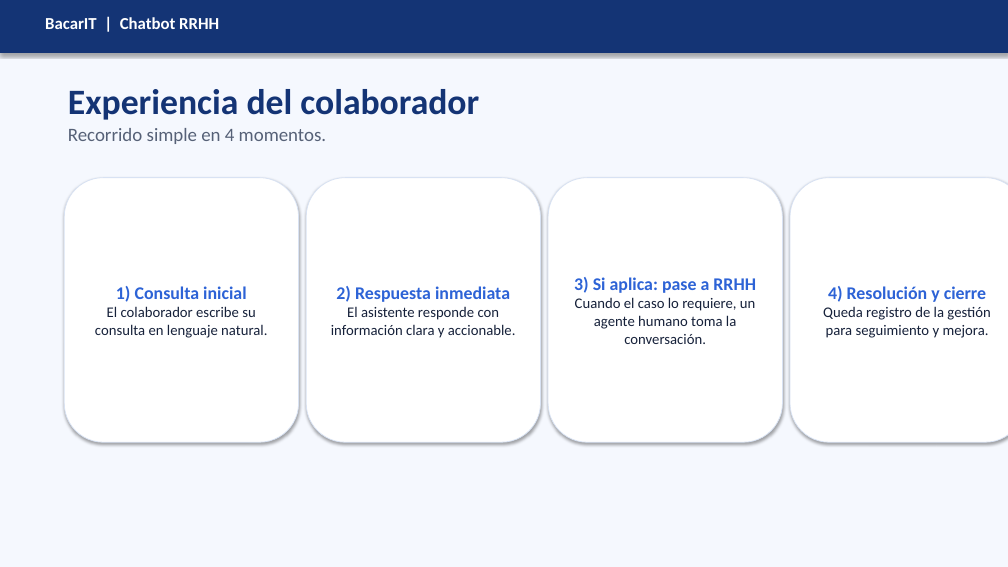
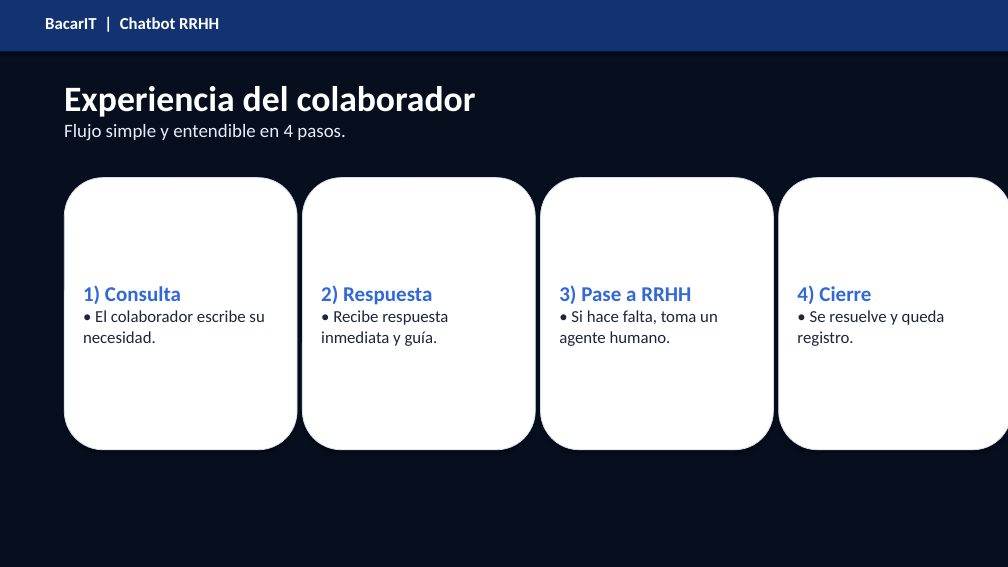
Before and after one commit to deboraq/ChatBotRRHH, a slide deck: slide 4 of docs/Presentacion_Chatbot_RRHH_Bacar.pptx. Drawn at 1008x567 pixels with LibreOffice and Linux fonts; fonts in the diff are those of the drawing; background and template pictures are left out; a plain dark background stands for a picture behind light text. Boxes give left, top, right and bottom in pixels: in the first picture for what was removed or moved away, otherwise in the second. Text is boxed around its words. In the diff, an @@ line names an element or a change of style, - is before the commit and + after.

```diff
--- a/docs/Presentacion_Chatbot_RRHH_Bacar.pptx
+++ b/docs/Presentacion_Chatbot_RRHH_Bacar.pptx
@@ background #F5F8FE to picture (left out) @@
@@ rectangle at (x1=0, y1=0, x2=1008, y2=51): fill #143475 to #133271 @@
@@ rectangle added at (x1=0, y1=0, x2=1008, y2=567), fill #070F1E @@
@@ text at (x1=64, y1=86, x2=476, y2=117): text colour #143475 to #FFFFFF in "Experiencia del colaborador" @@
@@ text at (x1=64, y1=124, x2=345, y2=141): text changed; text colour #566177 to #E6ECF8 @@
-Recorrido simple en 4 momentos.
+Flujo simple y entendible en 4 pasos.
@@ rounded rectangle "1) Consulta" resized from (x1=64, y1=178, x2=299, y2=442) to (x1=64, y1=178, x2=297, y2=450) @@
@@ rounded rectangle "2) Respuesta" resized from (x1=306, y1=178, x2=541, y2=442) to (x1=302, y1=178, x2=535, y2=450) @@
@@ rounded rectangle "3) Pase a RRHH" resized from (x1=548, y1=178, x2=783, y2=442) to (x1=541, y1=178, x2=774, y2=450) @@
@@ outline #D8E2F3 0.75 pt to #D2DDF0 0.75 pt in 4 elements at (x1=64, y1=178, x2=297, y2=450), (x1=541, y1=178, x2=774, y2=450), (x1=302, y1=178, x2=535, y2=450), (x1=779, y1=178, x2=1008, y2=450) @@
@@ rounded rectangle "4) Cierre" resized from (x1=790, y1=178, x2=1008, y2=442) to (x1=779, y1=178, x2=1008, y2=450) @@
@@ text in rounded rectangle at (x1=83, y1=285, x2=264, y2=343): text changed; size 14 to 16 pt; text colour #16213A to #1C263C @@
-1) Consulta inicial
-El colaborador escribe su consulta en lenguaje natural.
+1) Consulta
+• El colaborador escribe su necesidad.
@@ text in rounded rectangle at (x1=321, y1=285, x2=448, y2=346): text changed; size 14 to 16 pt; text colour #16213A to #1C263C @@
-2) Respuesta inmediata
-El asistente responde con información clara y accionable.
+2) Respuesta
+• Recibe respuesta inmediata y guía.
@@ text in rounded rectangle at (x1=559, y1=285, x2=718, y2=346): text changed; size 14 to 16 pt; text colour #16213A to #1C263C @@
-3) Si aplica: pase a RRHH
-Cuando el caso lo requiere, un agente humano toma la conversación.
+3) Pase a RRHH
+• Si hace falta, toma un agente humano.
@@ text in rounded rectangle at (x1=797, y1=285, x2=945, y2=346): text changed; size 14 to 16 pt; text colour #16213A to #1C263C @@
-4) Resolución y cierre
-Queda registro de la gestión para seguimiento y mejora.
+4) Cierre
+• Se resuelve y queda registro.
```
Also in this commit, not shown: 4 other slides changed, 4 slides added, 5 slides removed, 4 other files.
